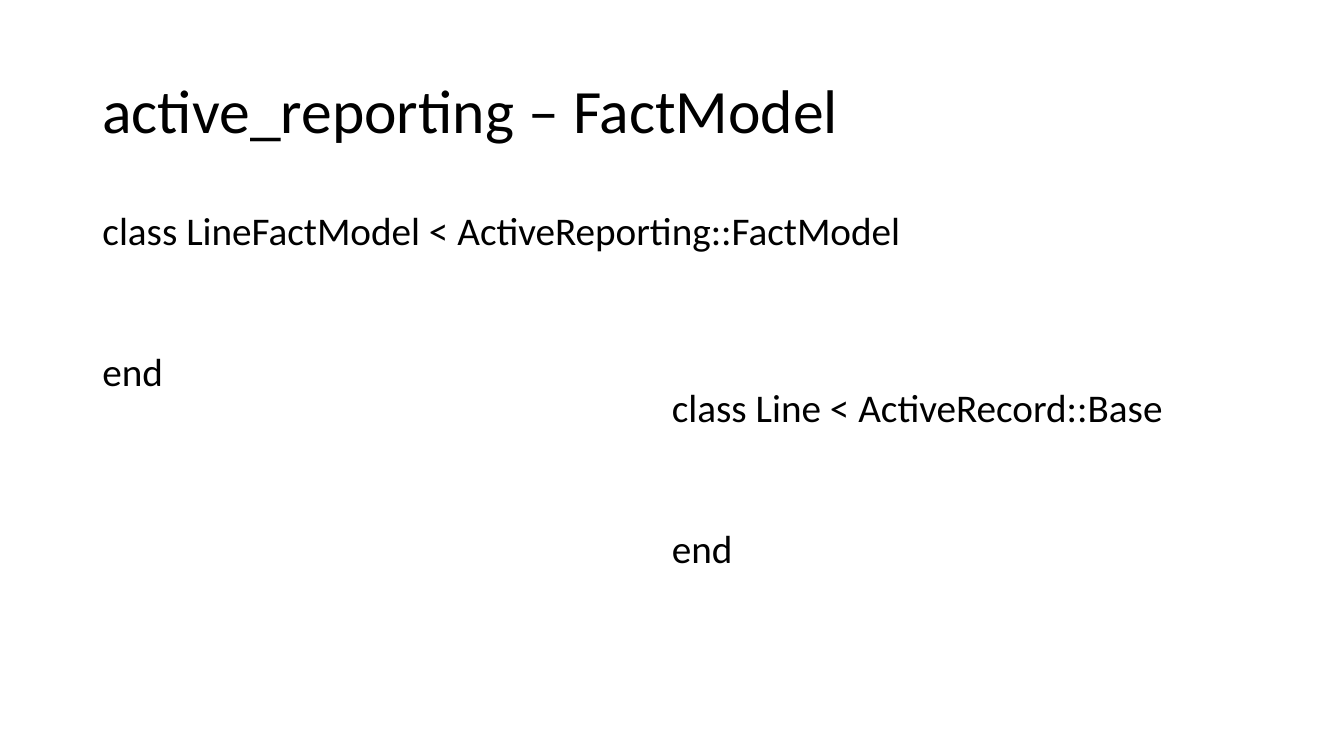
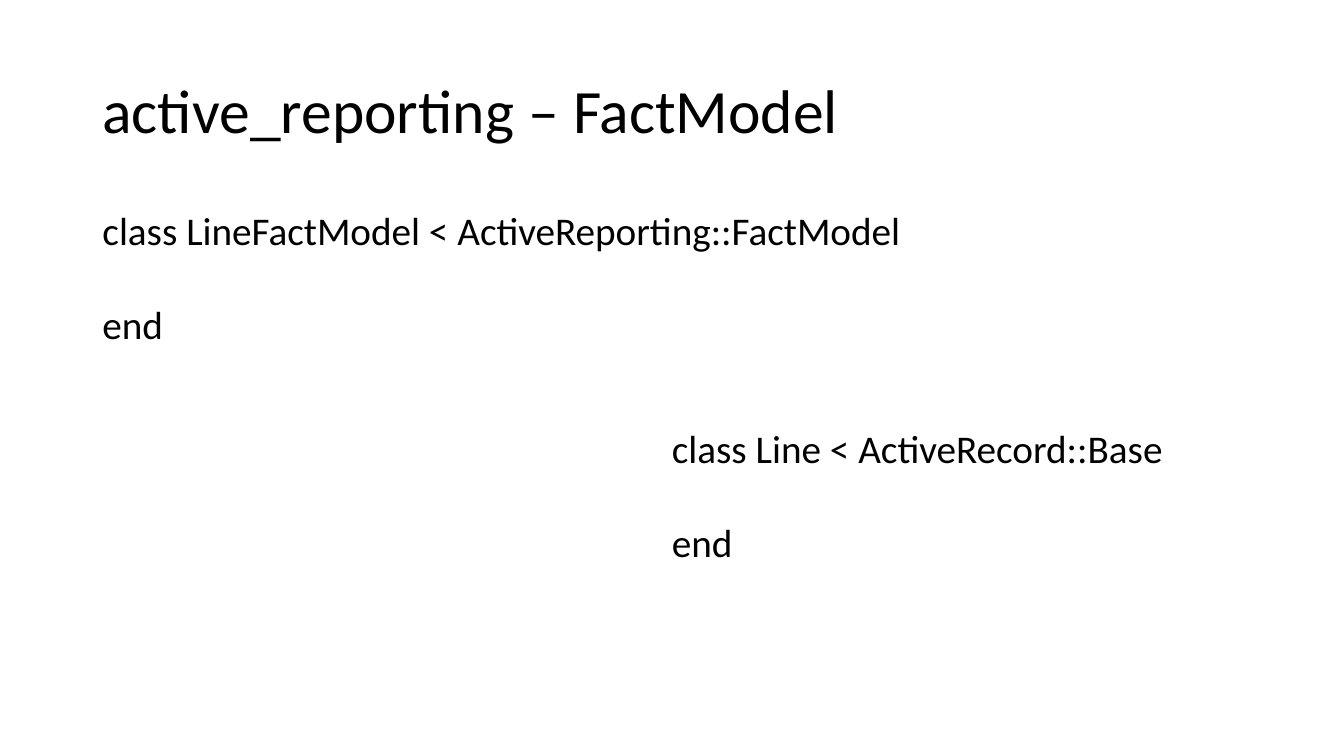
Before and after one commit to t27duck/showandtell, a slide deck: slide 27 of presentations/railsconf/2017/reporting_on_rails.pptx. Drawn at 1344x756 pixels with LibreOffice and Linux fonts; fonts in the diff are those of the drawing. Boxes give left, top, right and bottom in pixels: in the first picture for what was removed or moved away, otherwise in the second. Text is boxed around its words. In the diff, an @@ line names an element or a change of style, - is before the commit and + after.

```diff
--- a/presentations/railsconf/2017/reporting_on_rails.pptx
+++ b/presentations/railsconf/2017/reporting_on_rails.pptx
@@ text "class LineFactModel < ActiveReporting::FactModel" rewrapped from (102, 217, 900, 387) to (102, 217, 900, 340) @@
@@ text "class Line < ActiveRecord::Base" rewrapped from (672, 394, 1162, 564) to (672, 435, 1162, 558) @@
```
Also in this commit, not shown: 1 other slide changed, 1 other file.
